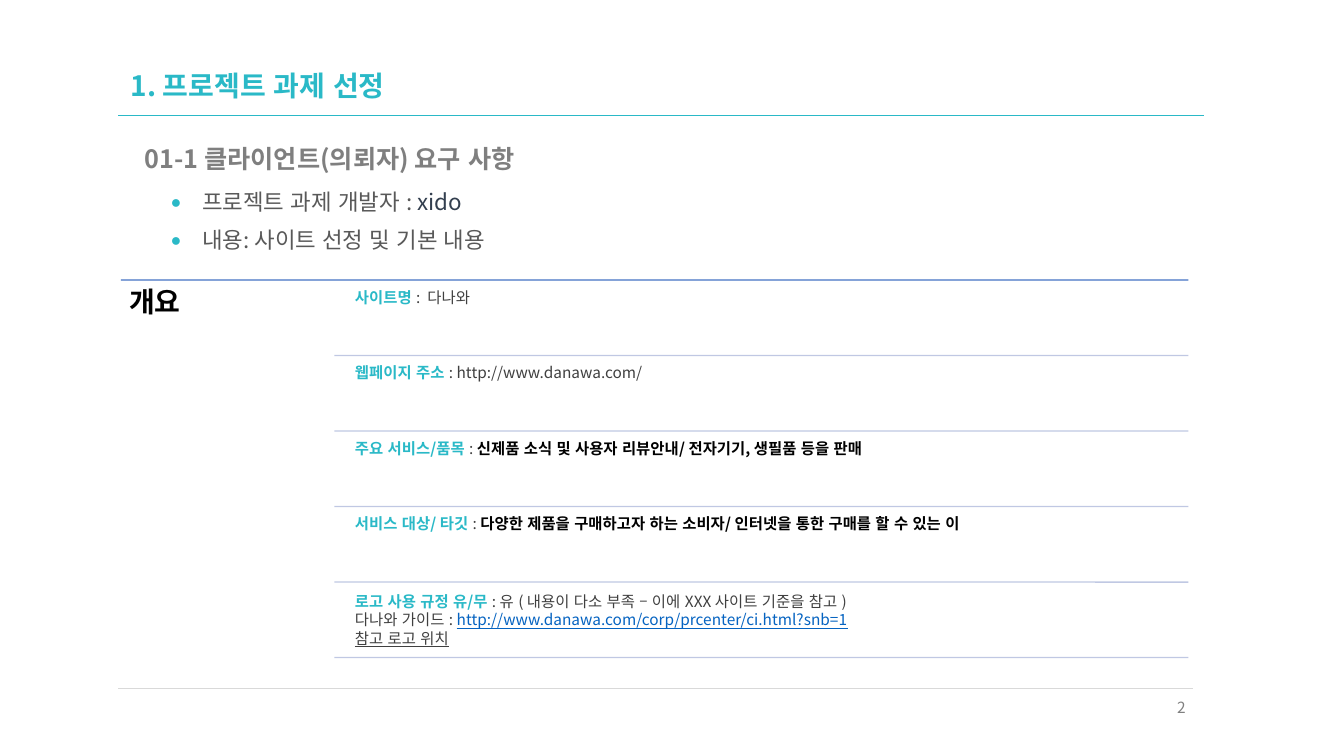
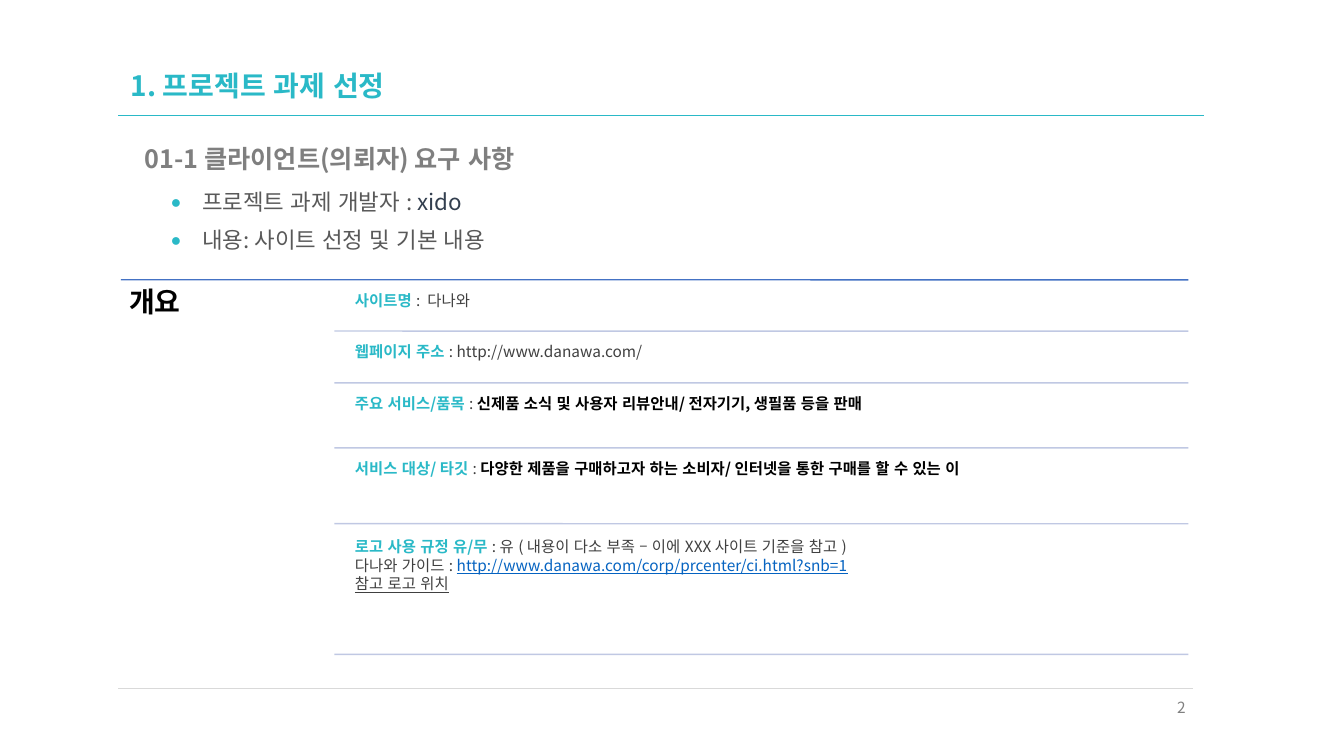
Before and after one commit to xidoWeb/smart_210901, a slide deck: slide 2 of a_asset/n_01_uiux요구분석/n_01_UIUX요구분석_샘플_다나와.pptx. Drawn at 1344x756 pixels with LibreOffice and Linux fonts; fonts in the diff are those of the drawing. Boxes give left, top, right and bottom in pixels: in the first picture for what was removed or moved away, otherwise in the second. Text is boxed around its words. In the diff, an @@ line names an element or a change of style, - is before the commit and + after.

Commit message:
다나와 웹페이지 구성 기획 샘플

```diff
--- a/a_asset/n_01_uiux요구분석/n_01_UIUX요구분석_샘플_다나와.pptx
+++ b/a_asset/n_01_uiux요구분석/n_01_UIUX요구분석_샘플_다나와.pptx
@@ line moved from (335, 356) - (1189, 356) to (335, 331) - (1189, 331) @@
@@ text "웹페이지 주소 : http://www.danawa.com/": place and size @@
-text "웹페이지 주소 : http://www.danawa.com/" at [355, 365, 643, 382]
+text "웹페이지 주소 : http://www.danawa.com/" at [355, 344, 643, 361]
@@ line moved from (335, 582) - (1189, 582) to (335, 383) - (1189, 383) @@
@@ text "주요 서비스/품목 : 신제품 소식 ...": place and size @@
-text "주요 서비스/품목 : 신제품 소식 ..." at [355, 441, 862, 457]
+text "주요 서비스/품목 : 신제품 소식 ..." at [355, 396, 862, 412]
@@ line moved from (335, 432) - (1189, 432) to (335, 448) - (1189, 448) @@
@@ text "서비스 대상/ 타깃 : 다양한 ...": place and size @@
-text "서비스 대상/ 타깃 : 다양한 ..." at [355, 514, 959, 534]
+text "서비스 대상/ 타깃 : 다양한 ..." at [355, 459, 959, 479]
@@ line moved from (335, 506) - (1189, 506) to (335, 524) - (1189, 524) @@
@@ text "로고 사용 규정 유/무 : ...": place and size @@
-text "로고 사용 규정 유/무 : ..." at [355, 594, 847, 647]
+text "로고 사용 규정 유/무 : ..." at [355, 539, 847, 593]
@@ line moved from (335, 657) - (1189, 657) to (335, 654) - (1189, 654) @@
```
Also in this commit, not shown: 10 other slides changed.
